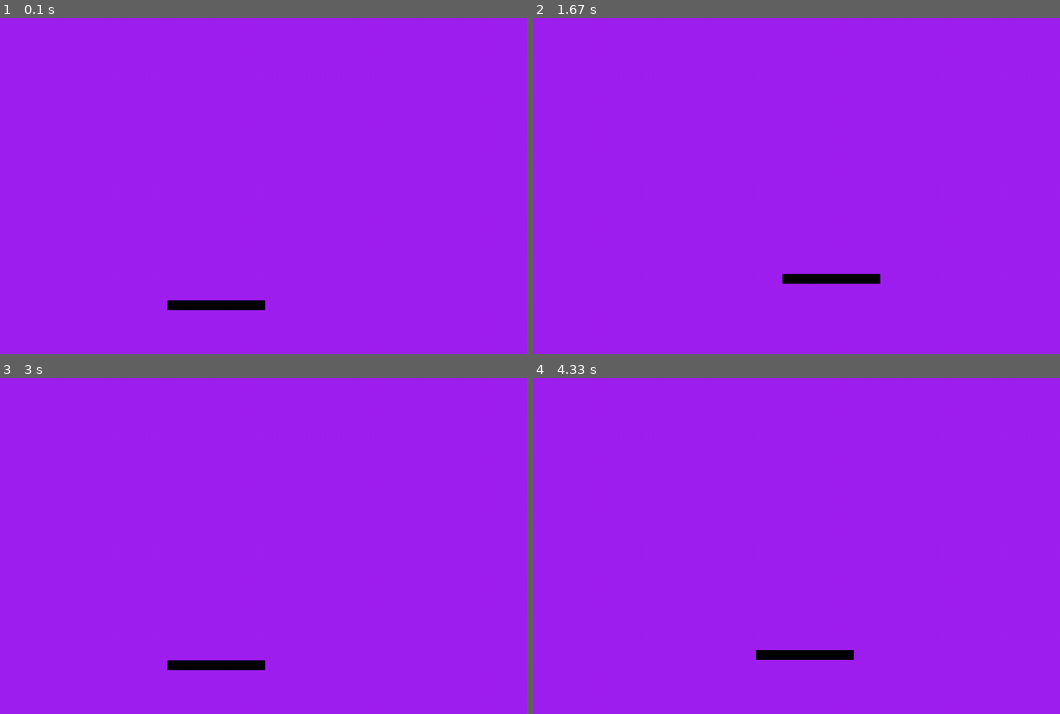
Above: before the commit, frames 1-4 (two rows, left to right).
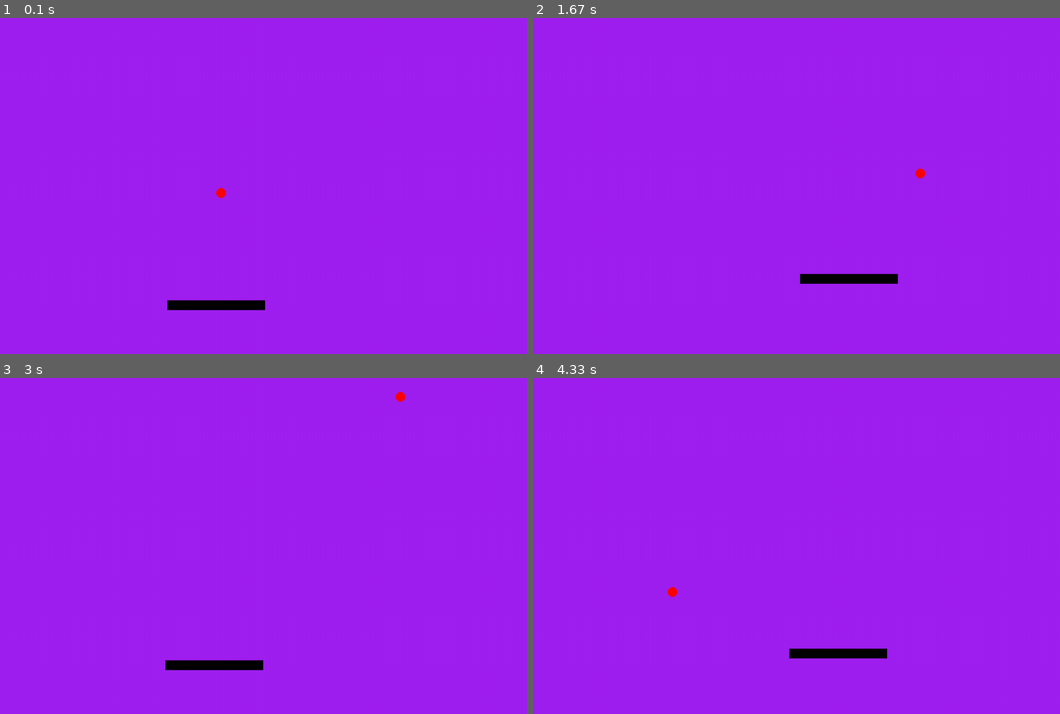
Above: after the commit, the same moments.

Repository: Pietruszko/py_game_sideproject
Game: pygame game, started from game.py
Two runs of this game, one before a commit and one after it. Both use one fixed random seed, a clock stepped at 60 frames per second and the inputs below.
Inputs:
- Up to frame 1 (0.1 s): no input
- Up to frame 2 (1.67 s): hold D 0.33-0.8 s; hold W 0.83-1.13 s; hold D 1.17-1.63 s
- Up to frame 3 (3 s): hold A 1.67-2.2 s; hold S 2.23-2.53 s; hold A 2.57-2.97 s
- Up to frame 4 (4.33 s): hold W 3-3.37 s; hold D 3.4-4.03 s; hold S from 4.07 s (still down)

The runs differ from the first frame. In frame 1, less than 0.1% of the frame differs, in the area x 41-43%, y 50-54%; in frame 2, 0.3%; in frame 3, less than 0.1%; in frame 4, 0.6%, in the area x 25-68%, y 62-84%.

Commit message:
Simple brick breaker game structure, player, ball, collisions

Diff:
--- a/game.py
+++ b/game.py
@@ -1,4 +1,5 @@
 import pygame
+import random
 
 #pygame basic setup from pygame documentation
 pygame.init()
@@ -10,6 +11,13 @@
 player_pos = pygame.Vector2(screen.get_width() / 2, screen.get_height() - 100)
 player_model = pygame.Rect(player_pos.x, player_pos.y, 200, 20)
 player_model.center = player_pos
+speed_y = 0
+speed_x = 0
+circle_pos = pygame.Vector2(screen.get_width() / 2, screen.get_height() / 2)
+circle = pygame.Rect(circle_pos.x, circle_pos.y, 20, 20)
+circle_direction_y = 1
+initial_circle_direction_x = random.randint(-100, 100)
+circle_direction_x = 0
 
 while running:
     #polling for events
@@ -22,17 +30,62 @@
 
     #render game here
 
-    pygame.draw.rect(screen, "black", player_model, ) #draw a circle at player_pos
+    pygame.draw.rect(screen, "black", player_model) #draw a rect at player_pos
+    pygame.draw.circle(screen, "red", circle.center, circle.width/2) #draw a circle at circle_pos
 
     keys = pygame.key.get_pressed() #get a list of all keys that are pressed
+    player_model.y += speed_y * dt
+    player_model.x += speed_x * dt
+    if player_model.x < 0:
+        player_model.x = 0
+    if player_model.x > screen.get_width() - player_model.width:
+        player_model.x = screen.get_width() - player_model.width
     if keys[pygame.K_w]:
-        player_model.y -= 200* dt
+        speed_y = -200
     if keys[pygame.K_s]:
-        player_model.y += 200 * dt
+        speed_y = 200
     if keys[pygame.K_a]:
-        player_model.x -= 200 * dt
+        if speed_x > 0:
+            speed_x = 0
+        if speed_x == -400:
+            speed_x == -400
+        else:
+            speed_x -= 15
     if keys[pygame.K_d]:
-        player_model.x += 200 * dt
+        if speed_x < 0:
+            speed_x = 0
+        if speed_x == 400:
+            speed_x == 400
+        else:
+            speed_x += 15
+    if not keys[pygame.K_w] and not keys[pygame.K_s]:
+        speed_y = 0
+    if not keys[pygame.K_a] and not keys[pygame.K_d]:
+        speed_x = 0
+
+    def circle_collision():
+        if circle.colliderect(player_model):
+            return True
+        else:
+            return False
+
+    circle.y += 300 * circle_direction_y * dt
+    circle.x += circle_direction_x * dt
+    if circle.x <= 0 or circle.x >= screen.get_width() - circle.width:
+        circle_direction_x *= -1
+    if circle.y <= 0:
+        circle_direction_y *= -1
+    if circle.y >= screen.get_height():
+        circle_pos = pygame.Vector2(screen.get_width() / 2, screen.get_height() / 2)
+        circle = pygame.Rect(circle_pos.x, circle_pos.y, 20, 20)
+        circle_direction_y = 1
+        circle_direction_x = initial_circle_direction_x
+
+    if circle_collision():
+        circle_direction_y *= -1
+        circle_direction_x += speed_x
+        circle_direction_x = min(400, circle_direction_x)
+        circle_direction_x = max(-400, circle_direction_x)
 
     #render game here
 
